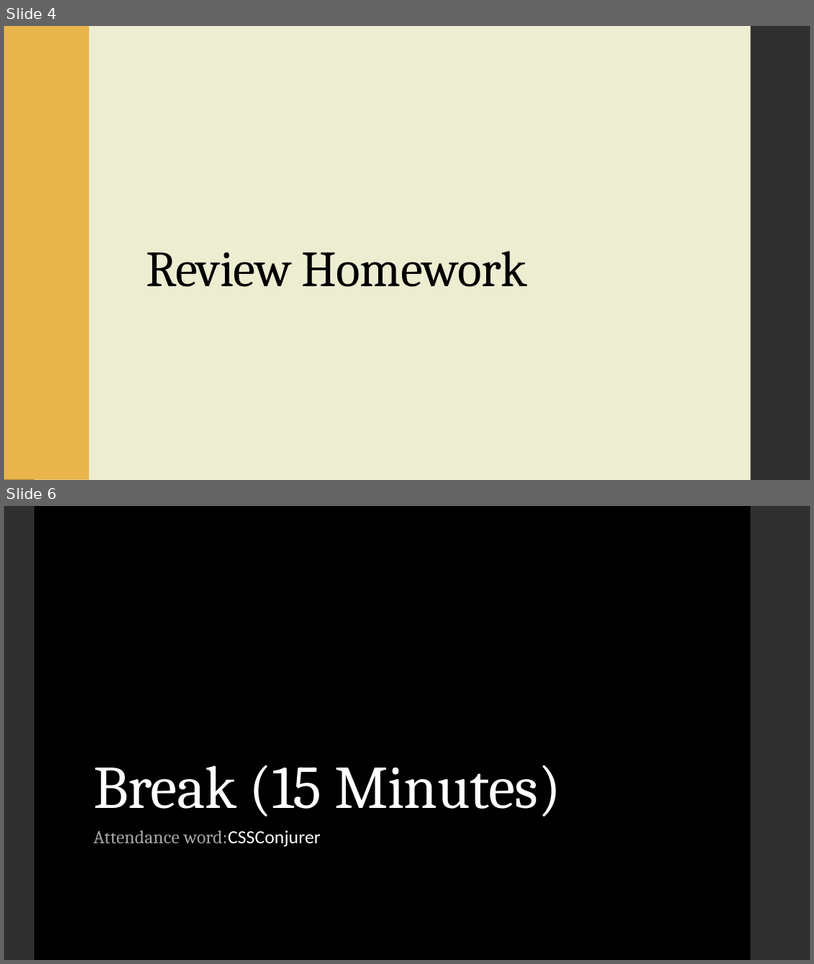
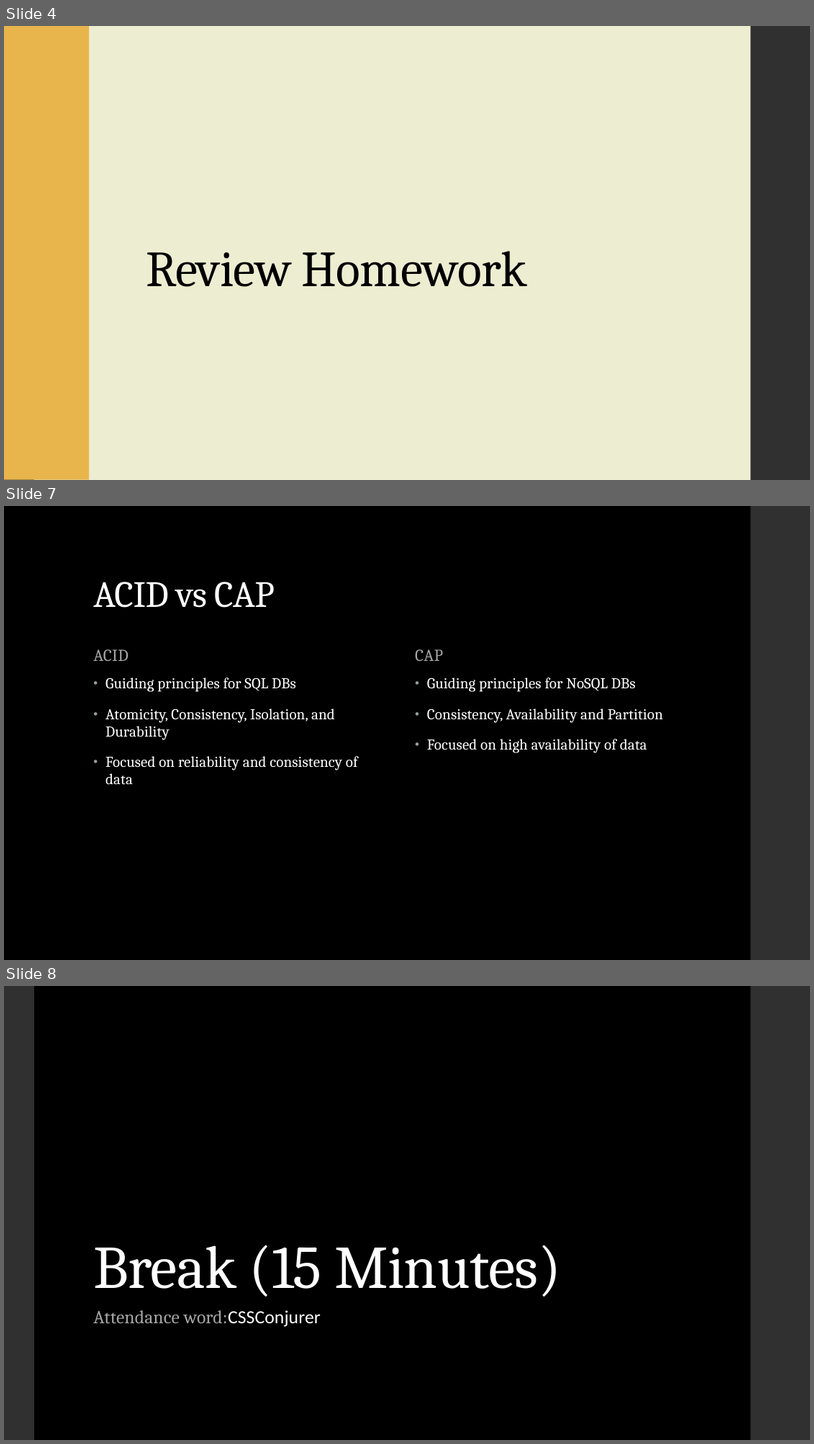
Before and after one commit to LaunchCoderGirlSTL/Data-Science-Assignments, a slide deck: course_material/week_23/week_23_presentation.pptx. Shown one above the other, each under a label of ours: slides 4 and 6 before the commit, slides 4, 7 and 8 after it; the slides between them are not shown. The pictures are 814x964 and 814x1444 pixels, drawn with LibreOffice and Linux fonts; fonts in the diff are those of the drawing. Boxes give left, top, right and bottom in pixels: in the first picture for what was removed or moved away, otherwise in the second. Text is boxed around its words. In the diff, an @@ line names an element or a change of style, - is before the commit and + after.

```diff
--- a/course_material/week_23/week_23_presentation.pptx
+++ b/course_material/week_23/week_23_presentation.pptx
@@ slide 7 added at bbox=[4, 506, 810, 960], background #000000; not listed: 1 template element that a slide beside it also shows @@
@@ title added at bbox=[93, 582, 275, 608], 44 pt, text #FFFFFF @@
+ACID vs CAP
@@ text added at bbox=[93, 649, 129, 661], 20 pt, text #A6A6A6 @@
+ACID
@@ text added at bbox=[415, 649, 443, 661], 20 pt, text #A6A6A6 @@
+CAP
@@ text added at bbox=[106, 677, 358, 785], 18 pt, text #FFFFFF @@
+• Guiding principles for SQL DBs
+• Atomicity, Consistency, Isolation, and Durability
+• Focused on reliability and consistency of data
@@ text added at bbox=[427, 677, 664, 753], 18 pt, text #FFFFFF @@
+• Guiding principles for NoSQL DBs
+• Consistency, Availability and Partition
+• Focused on high availability of data
@@ what was slide 6 is now slide 8 @@
```
Also in this commit, not shown: 2 slides changed, 1 other slide added, 2 other files.
